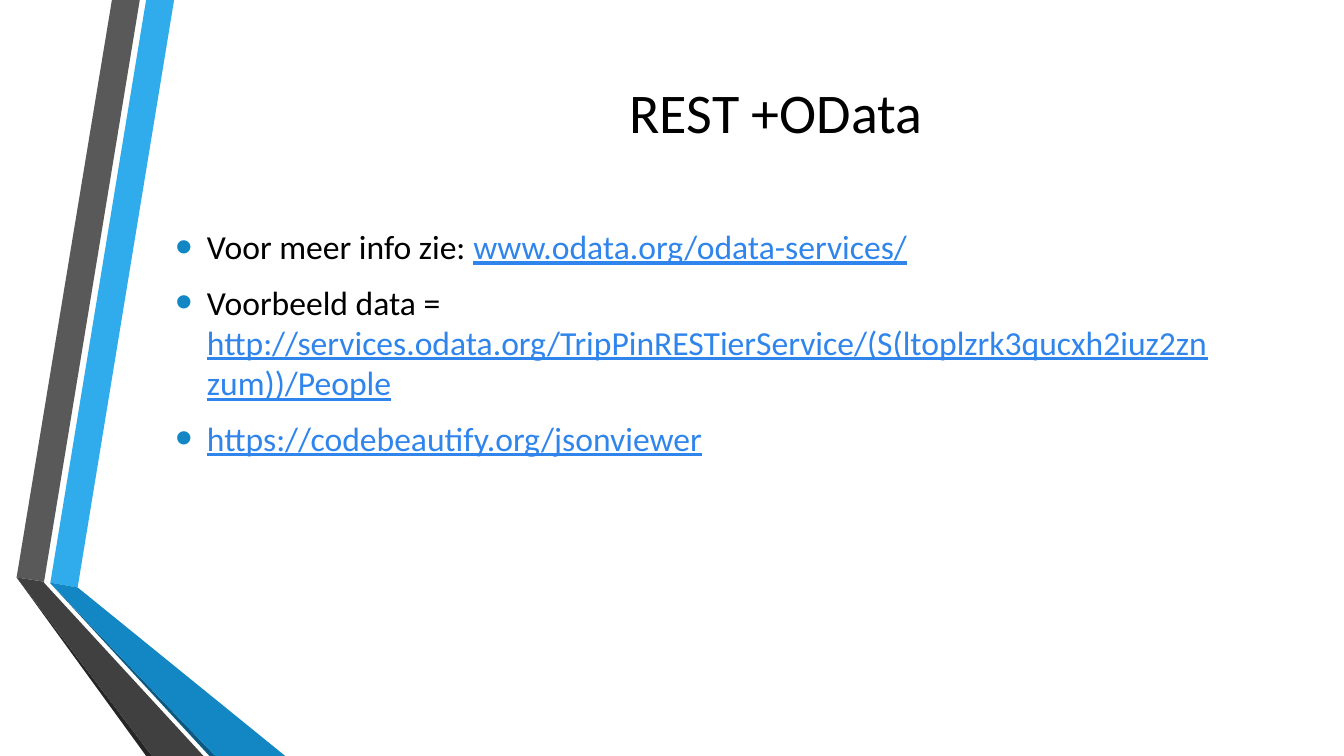
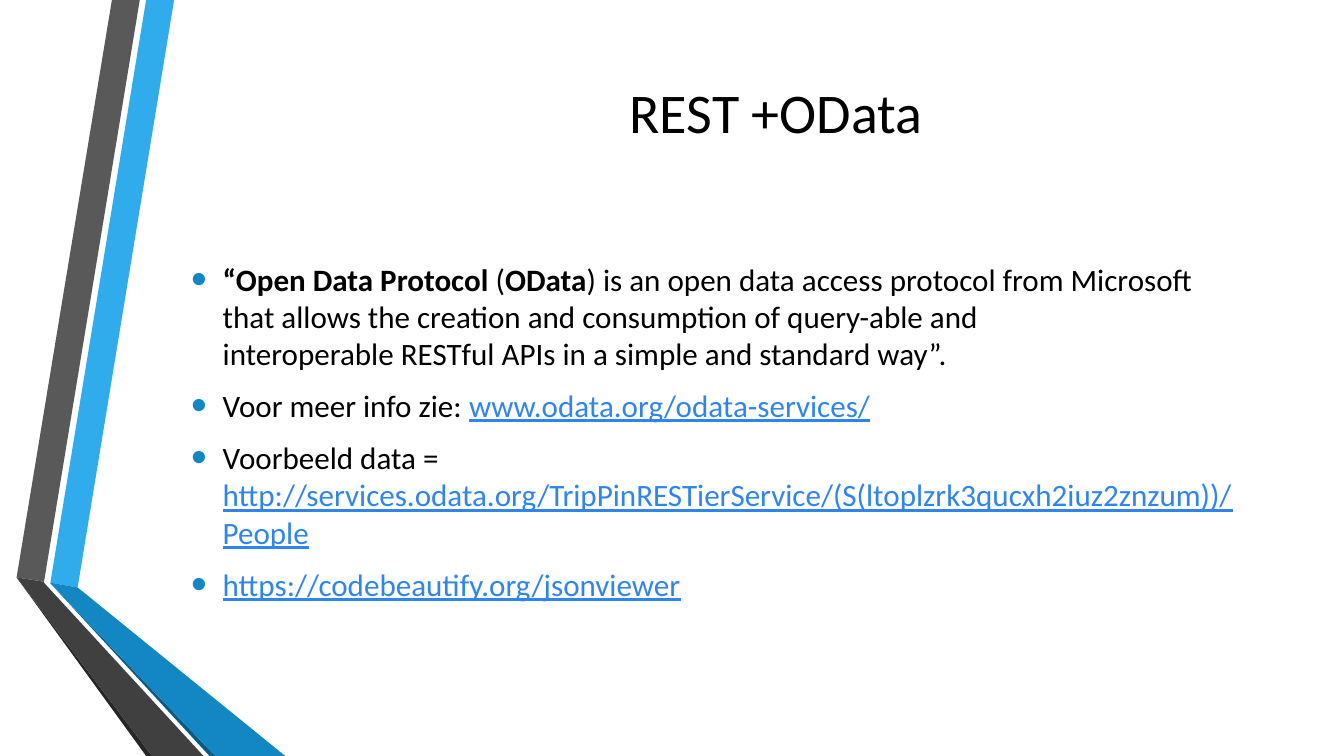
Before and after one commit to stinooww/webresearch, a slide deck: slide 26 of nieuwe technologie/slidedeck/sapui5.pptx. Drawn at 1344x756 pixels with LibreOffice and Linux fonts; fonts in the diff are those of the drawing; background and template pictures are left out. Boxes give left, top, right and bottom in pixels: in the first picture for what was removed or moved away, otherwise in the second. Text is boxed around its words. In the diff, an @@ line names an element or a change of style, - is before the commit and + after.

```diff
--- a/nieuwe technologie/slidedeck/sapui5.pptx
+++ b/nieuwe technologie/slidedeck/sapui5.pptx
@@ text "“Open Data Protocol (OData) is ...": place and size @@
-text "“Open Data Protocol (OData) is ..." at (207, 235, 1207, 457)
+text "“Open Data Protocol (OData) is ..." at (223, 268, 1232, 602)
@@ text at (223, 268, 1192, 370): paragraph added @@
+• “Open Data Protocol (OData) is an open data access protocol from Microsoft that allows the creation and consumption of query-able and interoperable RESTful APIs in a simple and standard way”.
@@ text at (223, 395, 1232, 602): size 24 to 22.2 pt in "Voor meer info zie: www.odata.org/odata-services/", "Voorbeeld data = http://services.odata.org/TripPinRESTierSer ...", "https://codebeautify.org/jsonviewer" @@
```
Also in this commit, not shown: 6 other slides changed, 12 other files.
